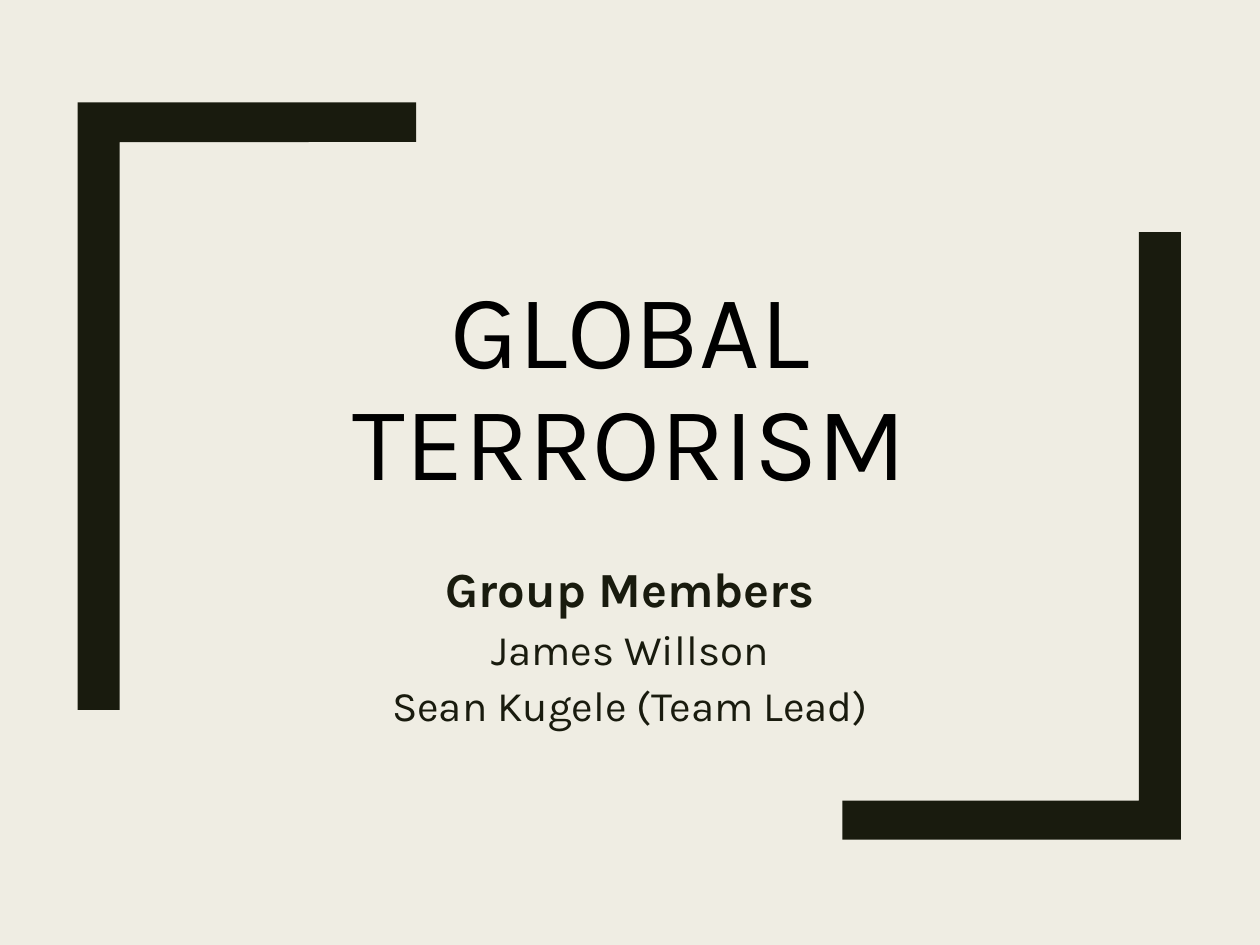
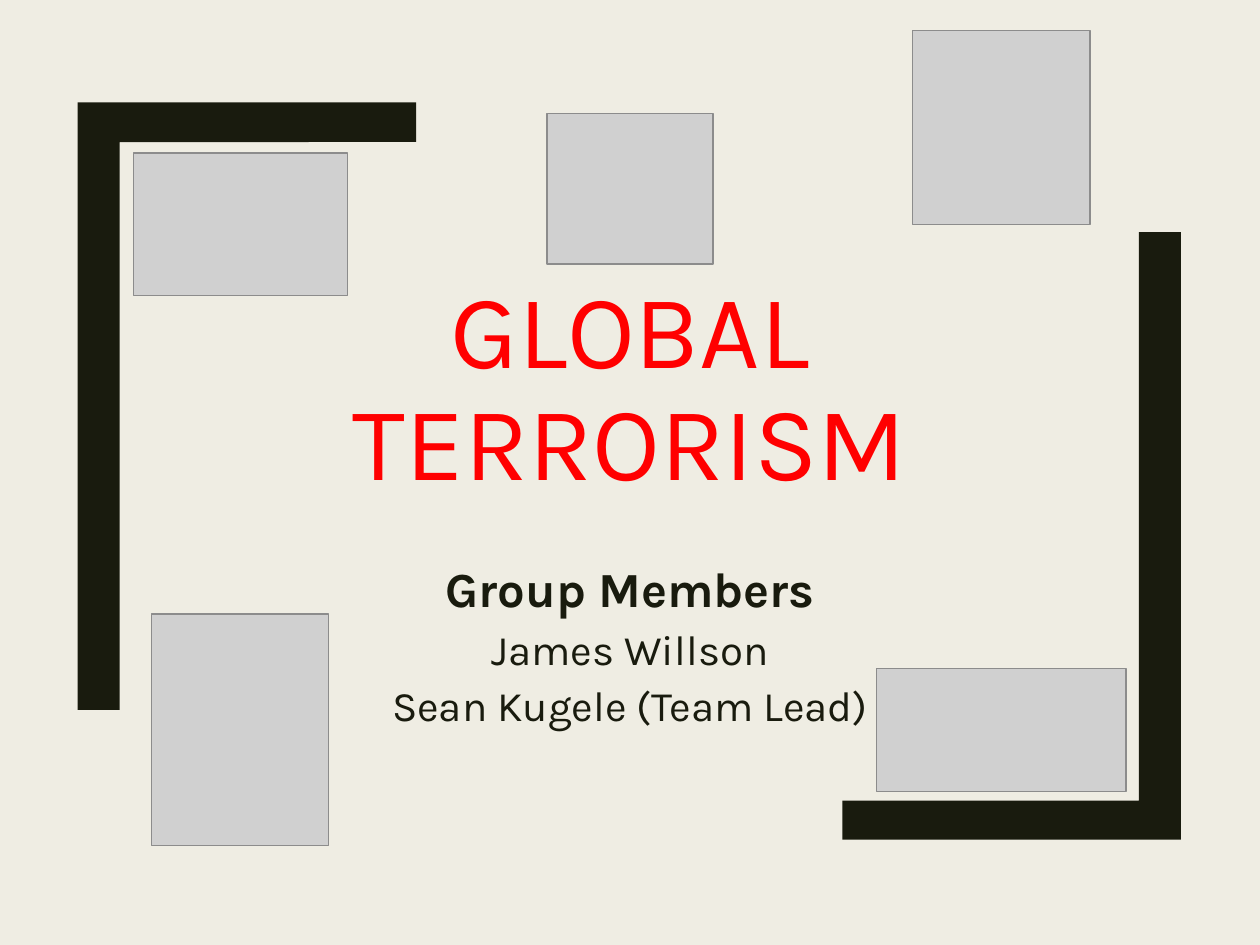
Before and after one commit to stats-learning-fall2019/final-project, a slide deck: slide 1 of presentation/gtdb-final-presentation.pptx. Drawn at 1260x945 pixels with LibreOffice and Linux fonts; fonts in the diff are those of the drawing; grey boxes stand for pictures. Boxes give left, top, right and bottom in pixels: in the first picture for what was removed or moved away, otherwise in the second. Text is boxed around its words. In the diff, an @@ line names an element or a change of style, - is before the commit and + after.

Commit message:
Added images of terrorist groups to title slide

```diff
--- a/presentation/gtdb-final-presentation.pptx
+++ b/presentation/gtdb-final-presentation.pptx
@@ picture added at (x1=912, y1=30, x2=1090, y2=224) @@
@@ picture added at (x1=547, y1=113, x2=713, y2=263) @@
@@ picture added at (x1=134, y1=154, x2=348, y2=296) @@
@@ title "GLOBAL TERRORISM" at (x1=353, y1=301, x2=907, y2=482): text colour #000000 to #FF0000 @@
@@ picture added at (x1=151, y1=614, x2=329, y2=845) @@
@@ picture added at (x1=877, y1=668, x2=1126, y2=791) @@
```
